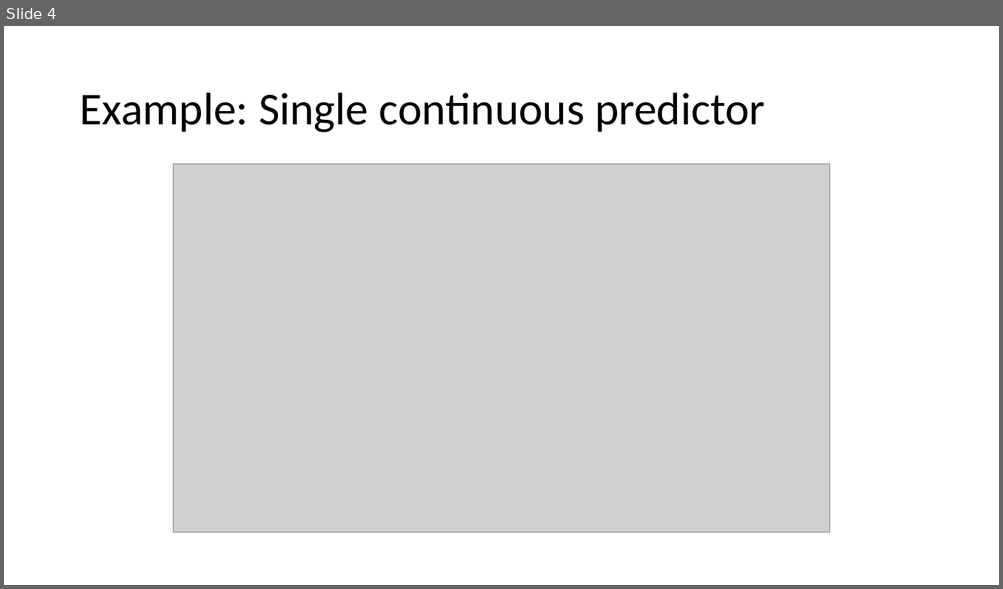
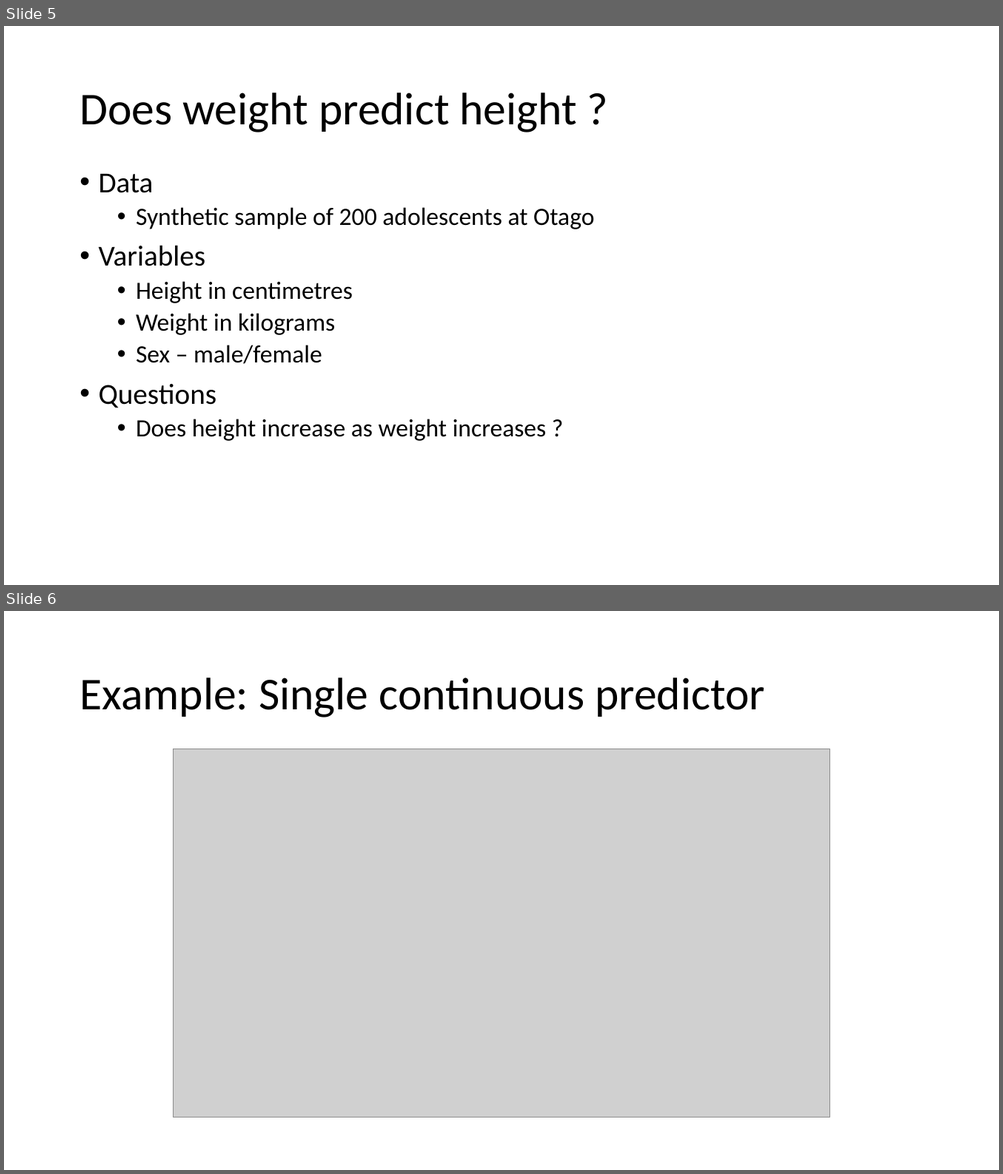
Before and after one commit to haututu/regressionLectures, a slide deck: regression_l1.pptx. Shown one above the other, each under a label of ours: slide 4 before the commit, slides 5 and 6 after it. The pictures are 1003x589 and 1003x1174 pixels, drawn with LibreOffice and Linux fonts; fonts in the diff are those of the drawing; grey boxes stand for pictures. Boxes give left, top, right and bottom in pixels: in the first picture for what was removed or moved away, otherwise in the second. Text is boxed around its words. In the diff, an @@ line names an element or a change of style, - is before the commit and + after.

```diff
--- a/regression_l1.pptx
+++ b/regression_l1.pptx
@@ slide 5 added at bbox=[4, 26, 999, 585], background #FFFFFF @@
@@ title added at bbox=[79, 93, 577, 133], 44 pt, text #000000 @@
+Does weight predict height ?
@@ text added at bbox=[99, 174, 594, 441], 24 pt, text #000000 @@
+• Data
+  • Synthetic sample of 200 adolescents at Otago
+• Variables
+  • Height in centimetres
+  • Weight in kilograms
+  • Sex – male/female
+• Questions
+  • Does height increase as weight increases ?
@@ what was slide 4 is now slide 6 @@
```
Also in this commit, not shown: 6 slides changed, 19 other slides added, 1 slide removed, 14 other files.
